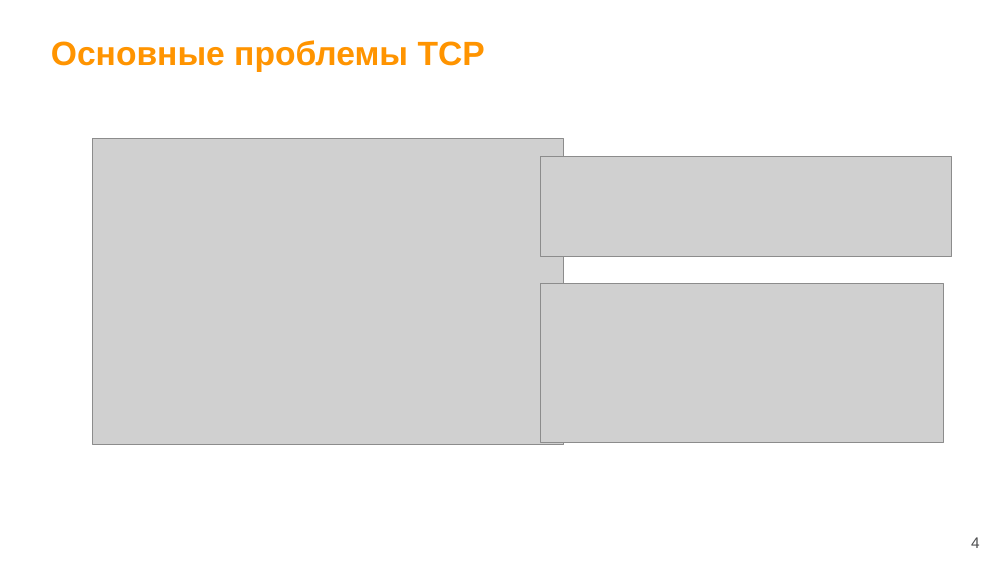
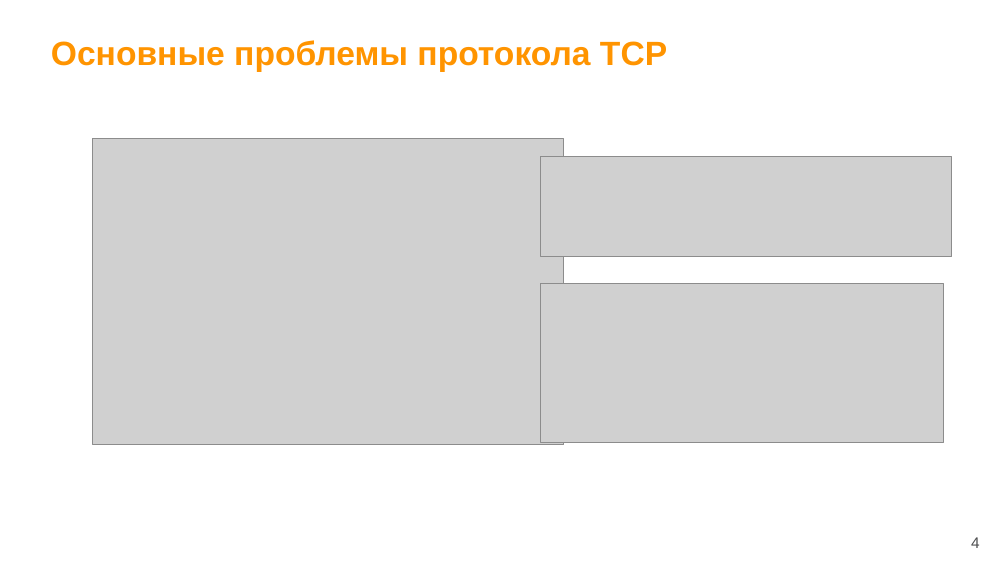
Before and after one commit to wemik2323/vkr, a slide deck: slide 4 of docs/Result/Презентация.pptx. Drawn at 1008x567 pixels with LibreOffice and Linux fonts; fonts in the diff are those of the drawing; grey boxes stand for pictures; background and template pictures are left out. Boxes give left, top, right and bottom in pixels: in the first picture for what was removed or moved away, otherwise in the second. Text is boxed around its words. In the diff, an @@ line names an element or a change of style, - is before the commit and + after.

```diff
--- a/docs/Result/Презентация.pptx
+++ b/docs/Result/Презентация.pptx
@@ text at (51,40,667,72): text changed @@
-Основные проблемы TCP
+Основные проблемы протокола TCP
```
Also in this commit, not shown: 5 other slides changed.
